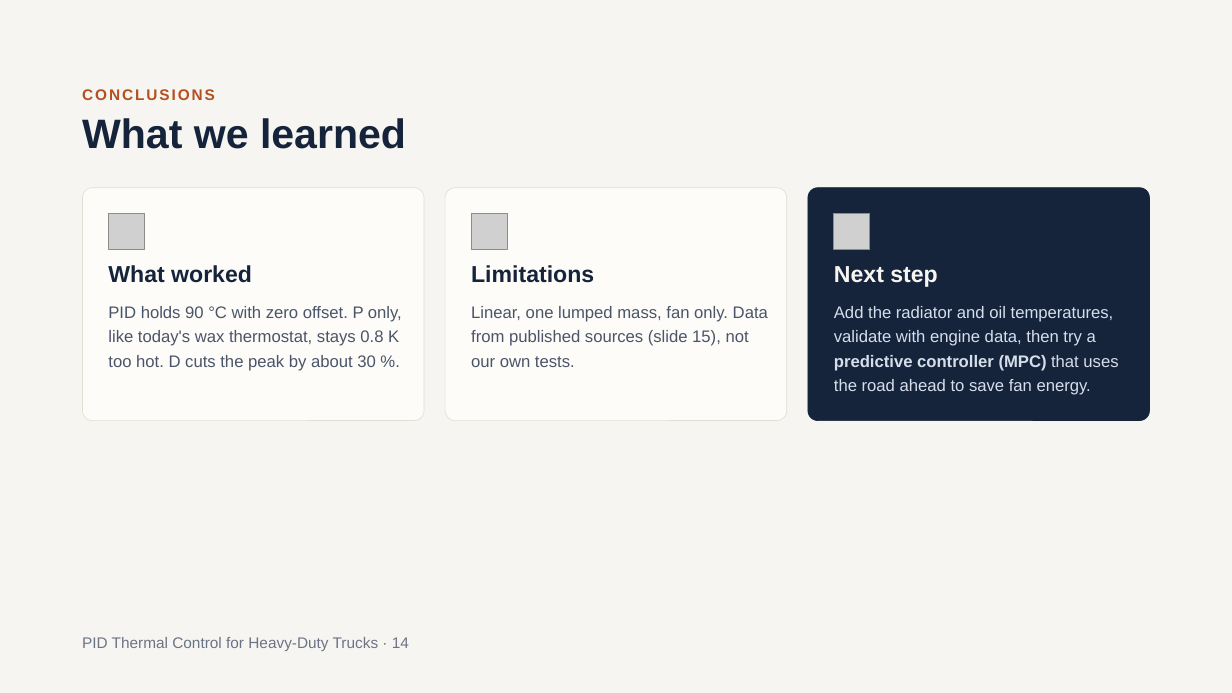
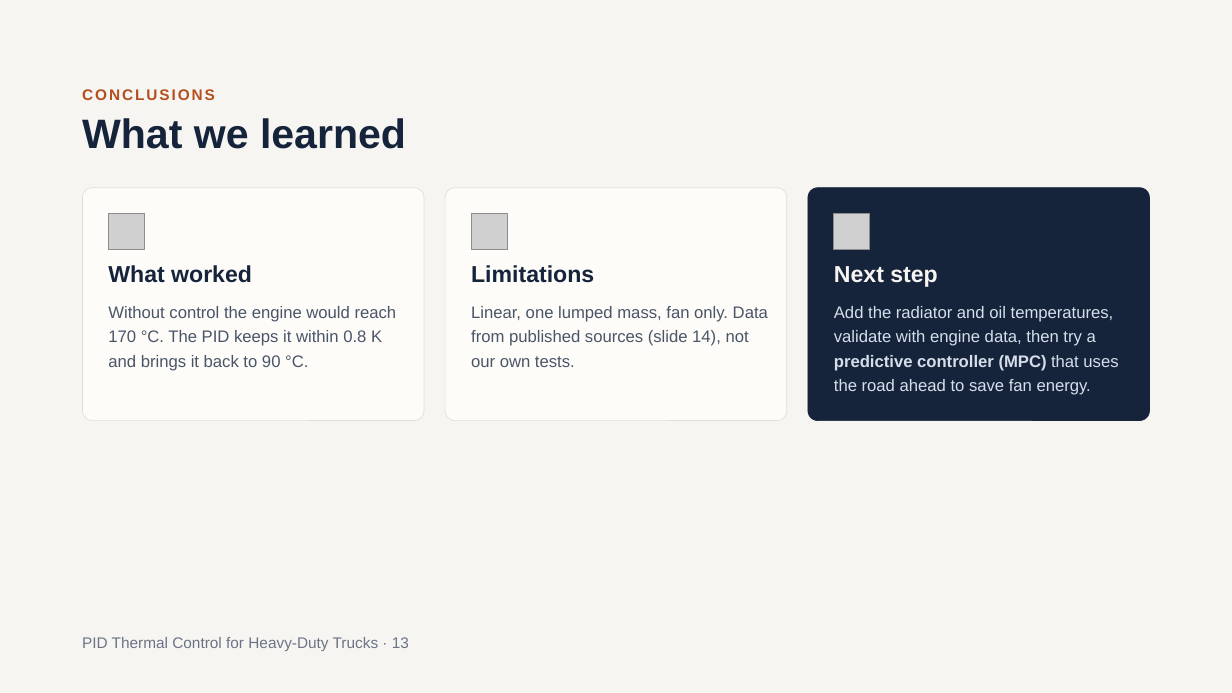
Before and after one commit to SushanthBibi/PID-Cooling-matlab, a slide deck: slide 13 of PID_Thermal_Control_for_Heavy-Duty_Trucks_v2.pptx (slide 14 before the commit). Drawn at 1232x693 pixels with LibreOffice and Linux fonts; fonts in the diff are those of the drawing; grey boxes stand for pictures. Boxes give left, top, right and bottom in pixels: in the first picture for what was removed or moved away, otherwise in the second. Text is boxed around its words. In the diff, an @@ line names an element or a change of style, - is before the commit and + after.

```diff
--- a/PID_Thermal_Control_for_Heavy-Duty_Trucks_v2.pptx
+++ b/PID_Thermal_Control_for_Heavy-Duty_Trucks_v2.pptx
@@ text at box(108, 306, 397, 371): text changed @@
-PID holds 90 °C with zero offset. P only, like today's wax thermostat, stays 0.8 K too hot. D cuts the peak by about 30 %.
+Without control the engine would reach 170 °C. The PID keeps it within 0.8 K and brings it back to 90 °C.
@@ text at box(471, 306, 768, 367): text changed @@
-Linear, one lumped mass, fan only. Data from published sources (slide 15), not our own tests.
+Linear, one lumped mass, fan only. Data from published sources (slide 14), not our own tests.
@@ text at box(82, 637, 409, 651): text changed @@
-PID Thermal Control for Heavy-Duty Trucks · 14
+PID Thermal Control for Heavy-Duty Trucks · 13
```
Also in this commit, not shown: 8 other slides changed, 1 slide removed.
